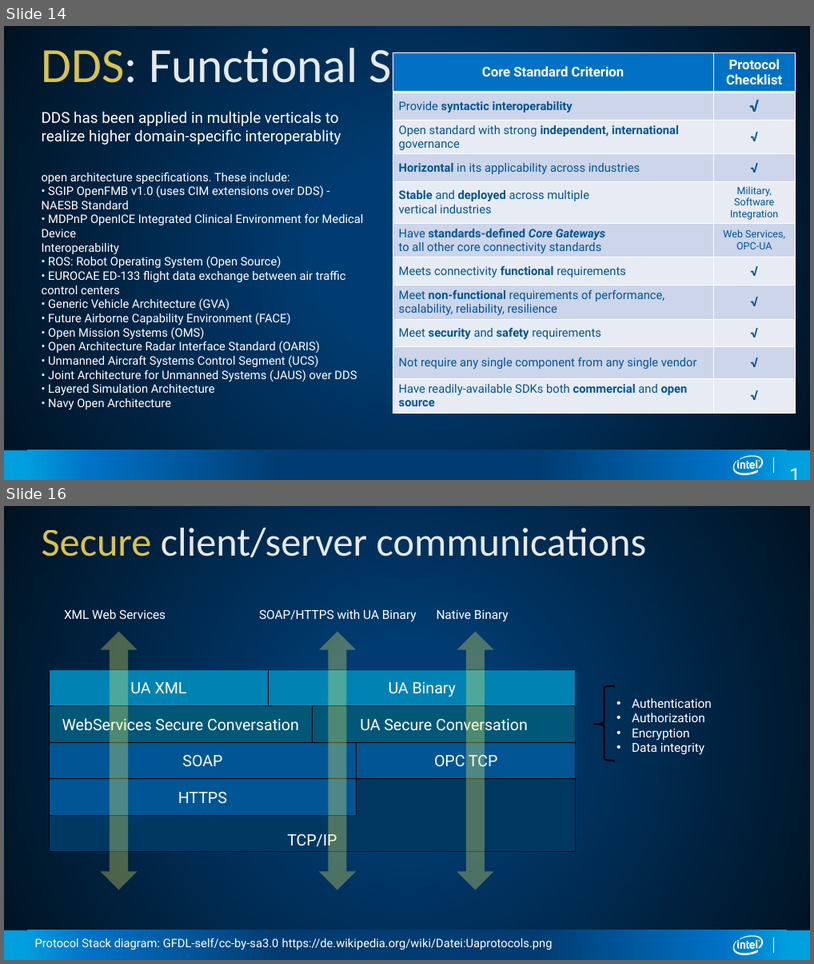
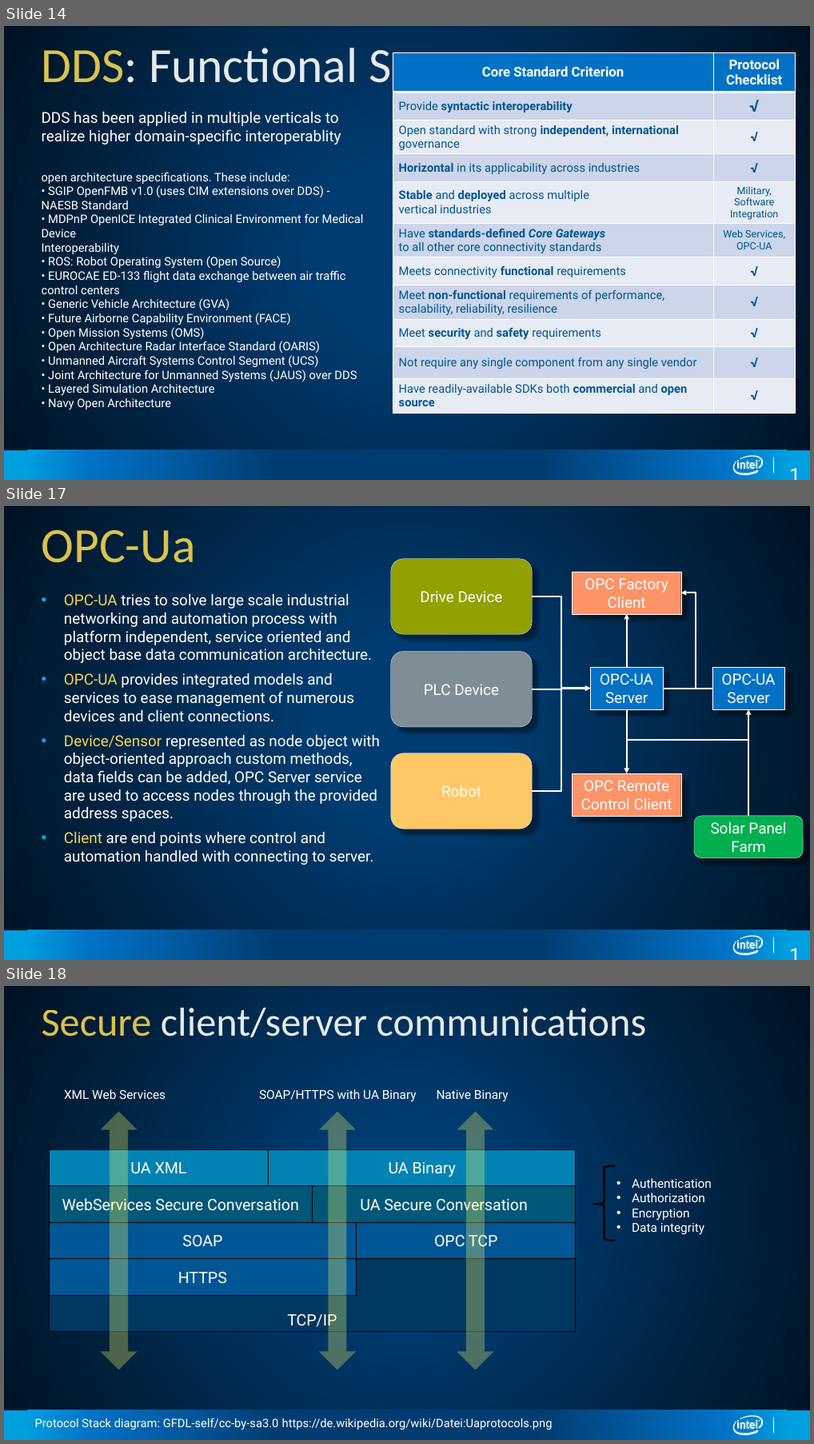
Before and after one commit to SSG-DRD-IOT/Industrial-IoT-Workshop, a slide deck: presentations/Industrial-Protocols.pptx. Shown one above the other, each under a label of ours: slides 14 and 16 before the commit, slides 14, 17 and 18 after it; the slides between them are not shown. The pictures are 814x964 and 814x1444 pixels, drawn with LibreOffice and Linux fonts; fonts in the diff are those of the drawing. Boxes give left, top, right and bottom in pixels: in the first picture for what was removed or moved away, otherwise in the second. Text is boxed around its words. In the diff, an @@ line names an element or a change of style, - is before the commit and + after.

```diff
--- a/presentations/Industrial-Protocols.pptx
+++ b/presentations/Industrial-Protocols.pptx
@@ slide 17 added at bbox=[4, 506, 810, 960], background gradient #003C71 to #001222; not listed: 4 template elements that a slide beside it also shows @@
@@ title added at bbox=[42, 530, 196, 563], 58.7 pt, text #F3D54E at 90% opacity @@
+OPC-Ua
@@ rounded rectangle added at bbox=[391, 559, 532, 634], fill #92A000, outline #FFFFFF 0.25 pt, 18 pt, text #FFFFFF @@
+Drive Device
@@ rectangle added at bbox=[573, 572, 682, 614], fill #FE9367, outline #FFFFFF 0.25 pt, 18 pt, text #FFFFFF @@
+OPC Factory Client
@@ text added at bbox=[64, 593, 380, 864], 18 pt, text #FFFFFF @@
+• OPC-UA tries to solve large scale industrial networking and automation process with platform independent, service oriented and object base data communication architecture.
+• OPC-UA provides integrated models and services to ease management of numerous devices and client connections.
+• Device/Sensor represented as node object with object-oriented approach custom methods, data fields can be added, OPC Server service are used to access nodes through the provided address spaces.
+• Client are end points where control and automation handled with connecting to server.
@@ elbow arrow added from (532, 596) to (591, 688), #FFFFFF 2.08 pt @@
@@ elbow arrow added from (697, 689) to (682, 592), #FFFFFF 2.08 pt @@
@@ arrow added from (627, 667) to (627, 614), #FFFFFF 2.08 pt @@
@@ rounded rectangle added at bbox=[391, 651, 532, 727], fill #7E8D96, outline #FFFFFF 0.25 pt, 18 pt, text #FFFFFF @@
+PLC Device
@@ rectangle added at bbox=[591, 667, 663, 709], fill #0071C5, outline #FFFFFF 0.25 pt, 18 pt, text #FFFFFF @@
+OPC-UA Server
@@ rectangle added at bbox=[713, 667, 786, 709], fill #0071C5, outline #FFFFFF 0.25 pt, 18 pt, text #FFFFFF @@
+OPC-UA Server
@@ elbow arrow added from (532, 689) to (591, 688), #FFFFFF 2.08 pt @@
@@ elbow arrow added from (532, 791) to (591, 688), #FFFFFF 2.08 pt @@
@@ line added from (663, 688) to (713, 688), #FFFFFF 2.08 pt @@
@@ arrow added from (627, 709) to (627, 773), #FFFFFF 2.08 pt @@
@@ arrow added from (750, 816) to (750, 709), #FFFFFF 2.08 pt @@
@@ line added from (627, 740) to (750, 740), #FFFFFF 2.08 pt @@
@@ rounded rectangle added at bbox=[391, 753, 532, 828], fill #FFC866, outline #FFFFFF 0.25 pt, 18 pt, text #FFFFFF @@
+Robot
@@ rectangle added at bbox=[573, 773, 682, 816], fill #FE9367, outline #FFFFFF 0.25 pt, 18 pt, text #FFFFFF @@
+OPC Remote Control Client
@@ rounded rectangle added at bbox=[695, 816, 804, 858], fill #00B050, outline #FFFFFF 0.25 pt, 18 pt, text #FFFFFF @@
+Solar Panel Farm
@@ page number added at bbox=[784, 940, 796, 951], 24 pt, text #FFFFFF @@
+17
@@ what was slide 16 is now slide 18 @@
```
Also in this commit, not shown: 2 slides changed, 5 other slides added.
